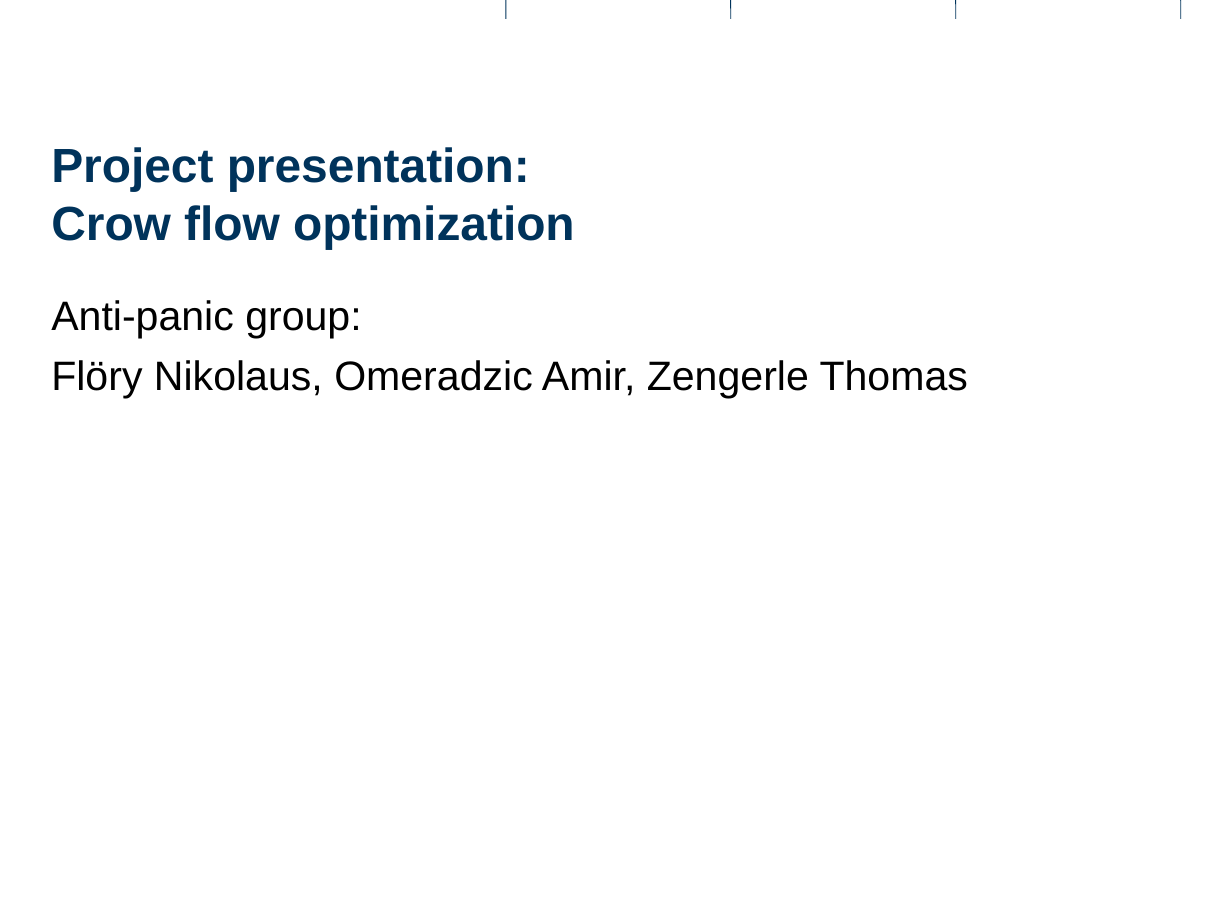
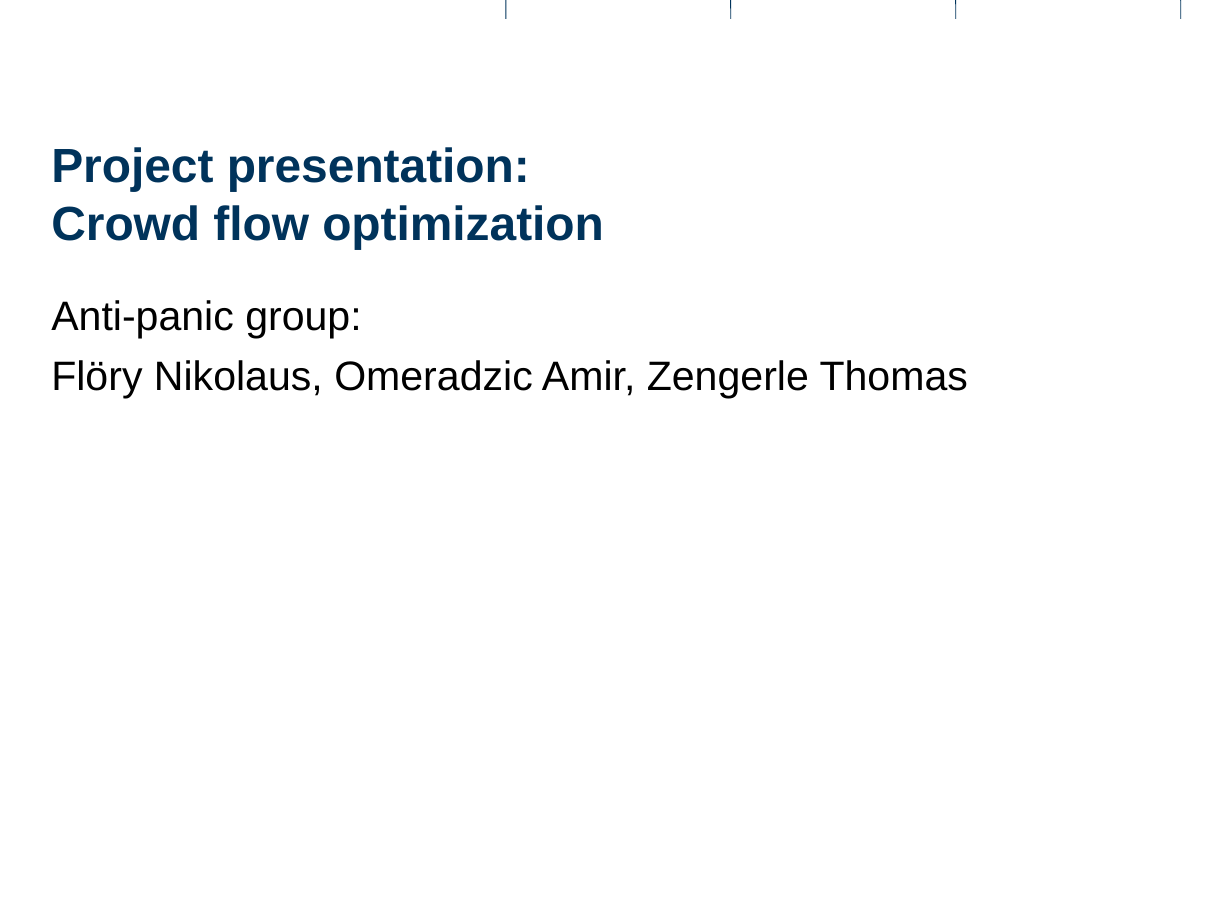
Before and after one commit to nfloery/crowd-flow-optimization, a slide deck: slide 1 of presentation/cfo.odp. Drawn at 1232x924 pixels with LibreOffice and Linux fonts; fonts in the diff are those of the drawing; background and template pictures are left out. Boxes give left, top, right and bottom in pixels: in the first picture for what was removed or moved away, otherwise in the second. Text is boxed around its words. In the diff, an @@ line names an element or a change of style, - is before the commit and + after.

Commit message:
update2, presentation

```diff
--- a/presentation/cfo.odp
+++ b/presentation/cfo.odp
@@ title at (51,147,604,249): text changed @@
-Project presentation:
-Crow flow optimization
+Project presentation:
+Crowd flow optimization
```
